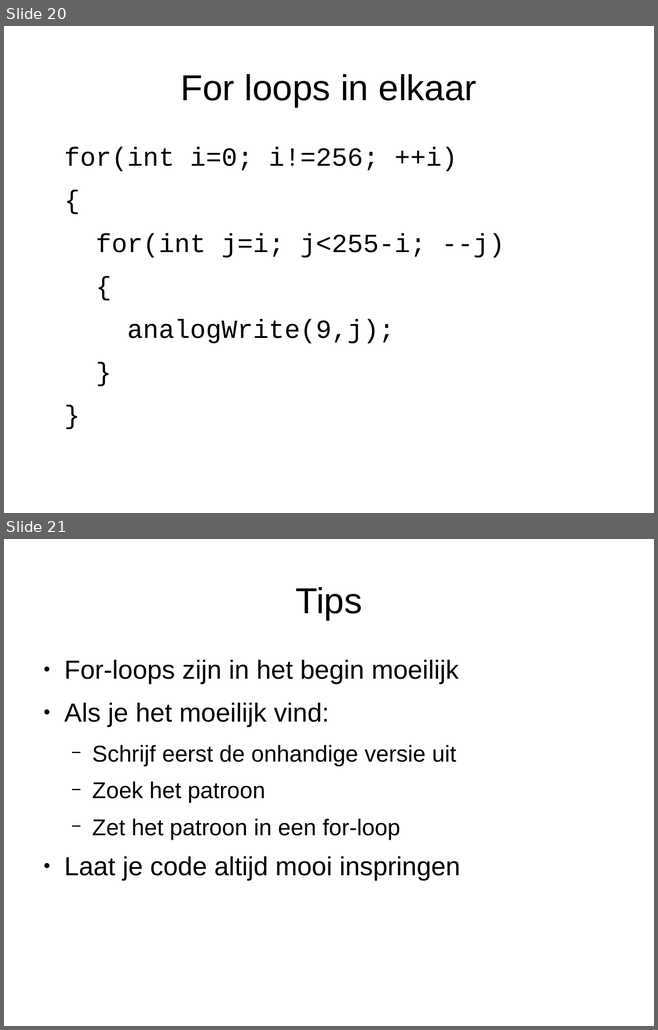
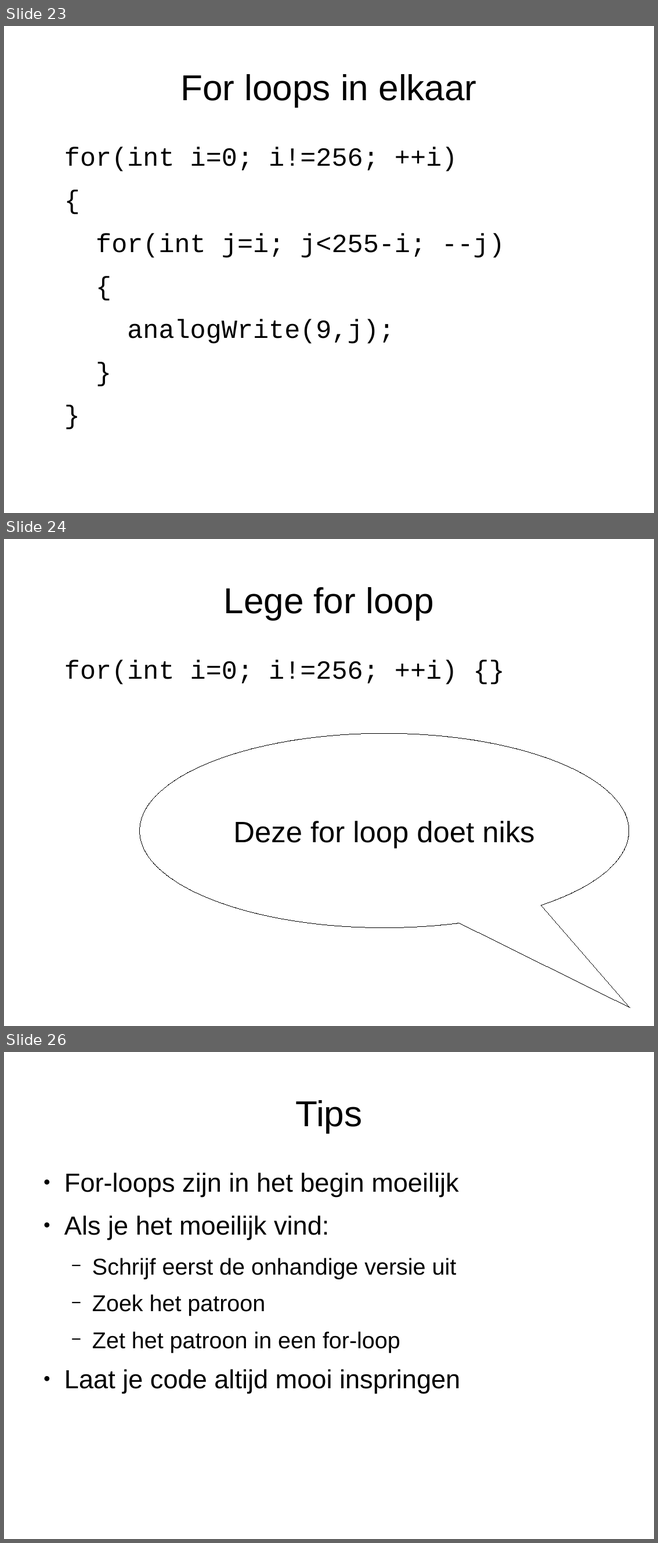
Before and after one commit to djog/arduino_cursus, a slide deck: Raw/For.odp. Shown one above the other, each under a label of ours: slides 20 and 21 before the commit, slides 23, 24 and 26 after it; the slides between them are not shown. The pictures are 658x1030 and 658x1543 pixels, drawn with LibreOffice and Linux fonts; fonts in the diff are those of the drawing. Boxes give left, top, right and bottom in pixels: in the first picture for what was removed or moved away, otherwise in the second. Text is boxed around its words. In the diff, an @@ line names an element or a change of style, - is before the commit and + after.

```diff
--- a/Raw/For.odp
+++ b/Raw/For.odp
@@ slide 24 added at <box>4,539,654,1026</box>, background #FFFFFF @@
@@ title added at <box>224,587,433,620</box>, 44 pt, text #000000 @@
+Lege for loop
@@ text added at <box>64,660,457,685</box>, 32 pt, text #000000 @@
+for(int i=0; i!=256; ++i) {}
@@ speech bubble added at <box>140,733,629,928</box>, fill #FFFFFF, outline #000000 0 pt, 36 pt, text #000000 @@
+Deze for loop doet niks
@@ what was slide 20 is now slide 23 @@
@@ what was slide 21 is now slide 26 @@
```
Also in this commit, not shown: 6 slides changed, 4 other slides added, 9 other files.
